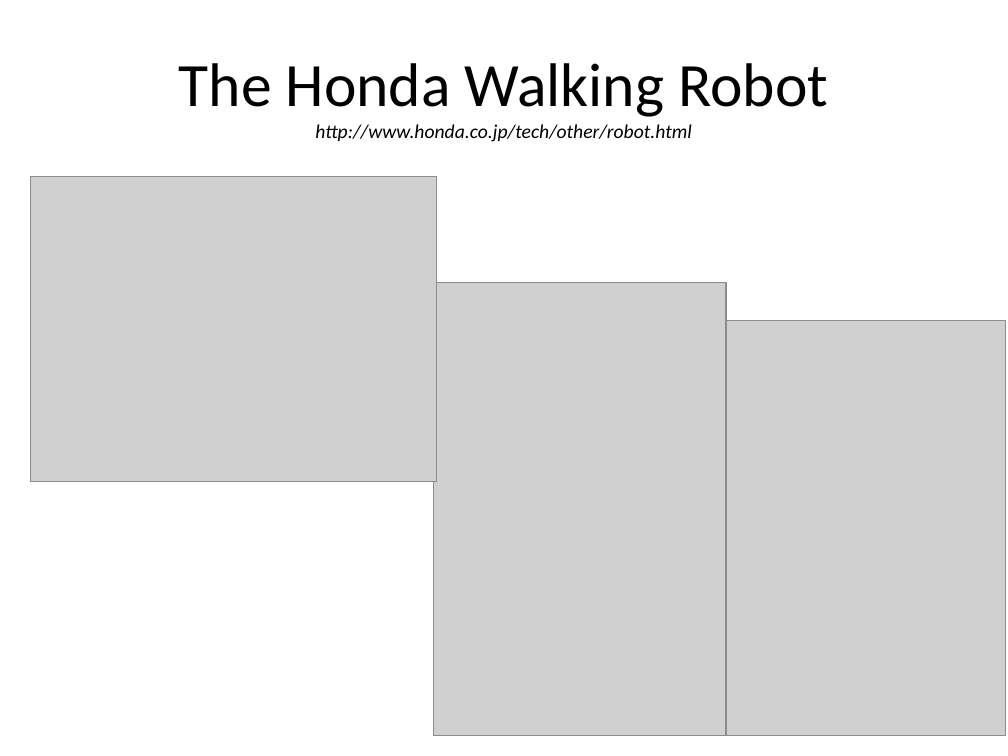
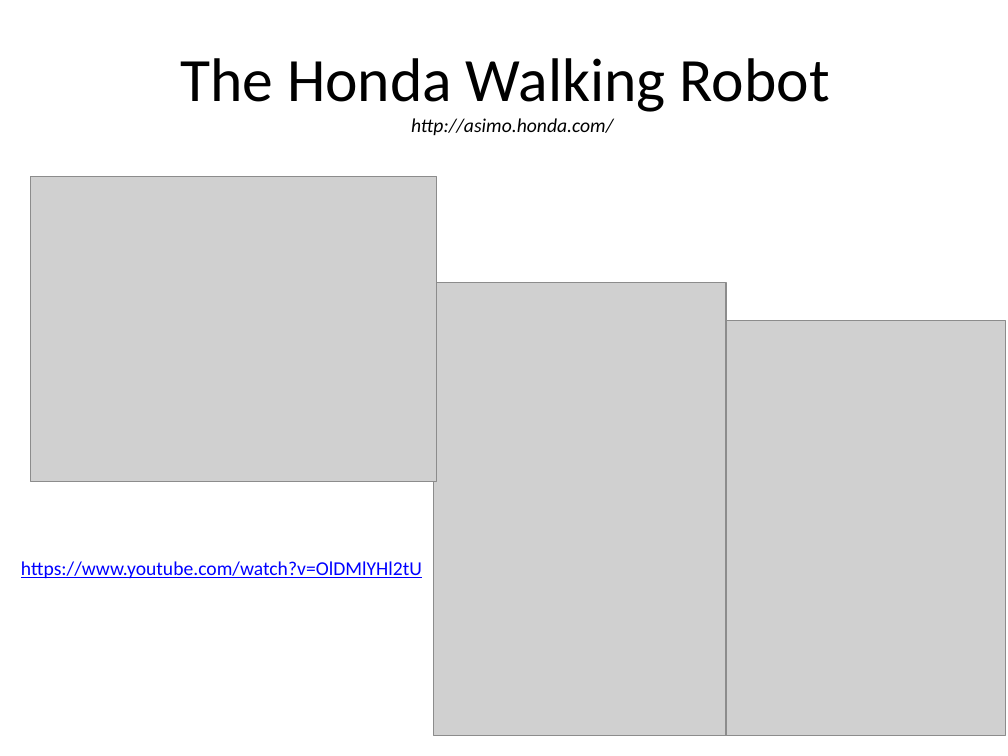
Before and after one commit to amitrokh/CMSC498F, a slide deck: slide 20 of lectures/week_1/Intro.pptx. Drawn at 1008x756 pixels with LibreOffice and Linux fonts; fonts in the diff are those of the drawing; grey boxes stand for pictures. Boxes give left, top, right and bottom in pixels: in the first picture for what was removed or moved away, otherwise in the second. Text is boxed around its words. In the diff, an @@ line names an element or a change of style, - is before the commit and + after.

```diff
--- a/lectures/week_1/Intro.pptx
+++ b/lectures/week_1/Intro.pptx
@@ title at [180,58,830,135]: text changed @@
-The Honda Walking Robot http://www.honda.co.jp/tech/other/robot.html
+The Honda Walking Robot
+http://asimo.honda.com/
@@ text added at [21,561,422,578], 14 pt, text #0000FF, underline @@
+https://www.youtube.com/watch?v=OlDMlYHl2tU
```
Also in this commit, not shown: 12 other slides changed.
